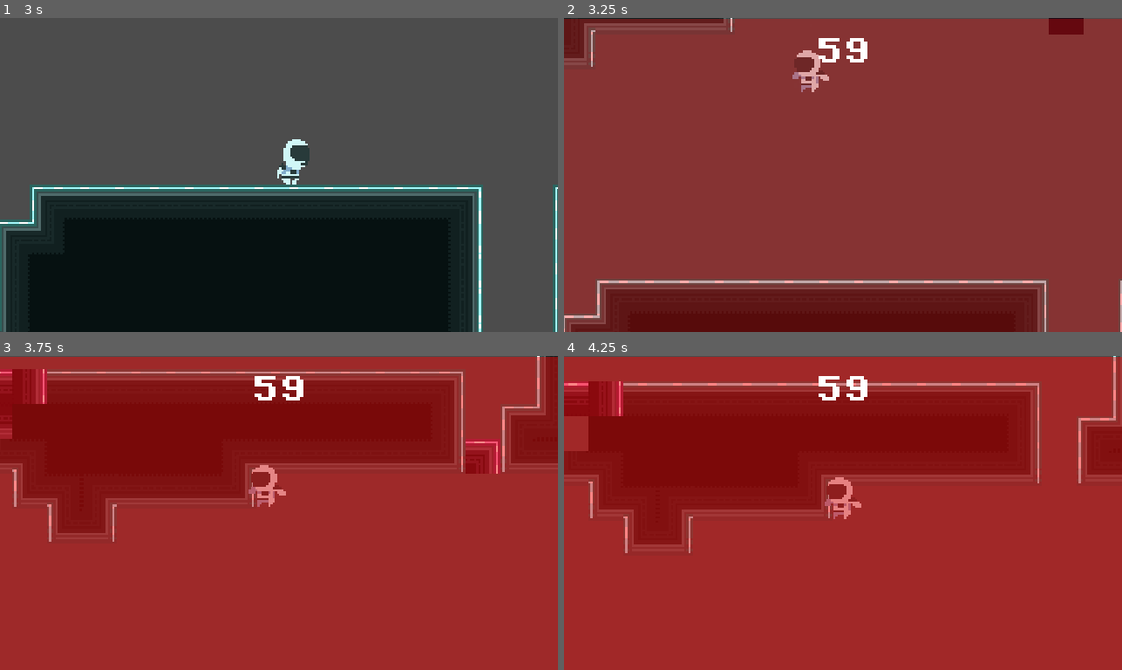
Above: before the commit, frames 1-4 (two rows, left to right).
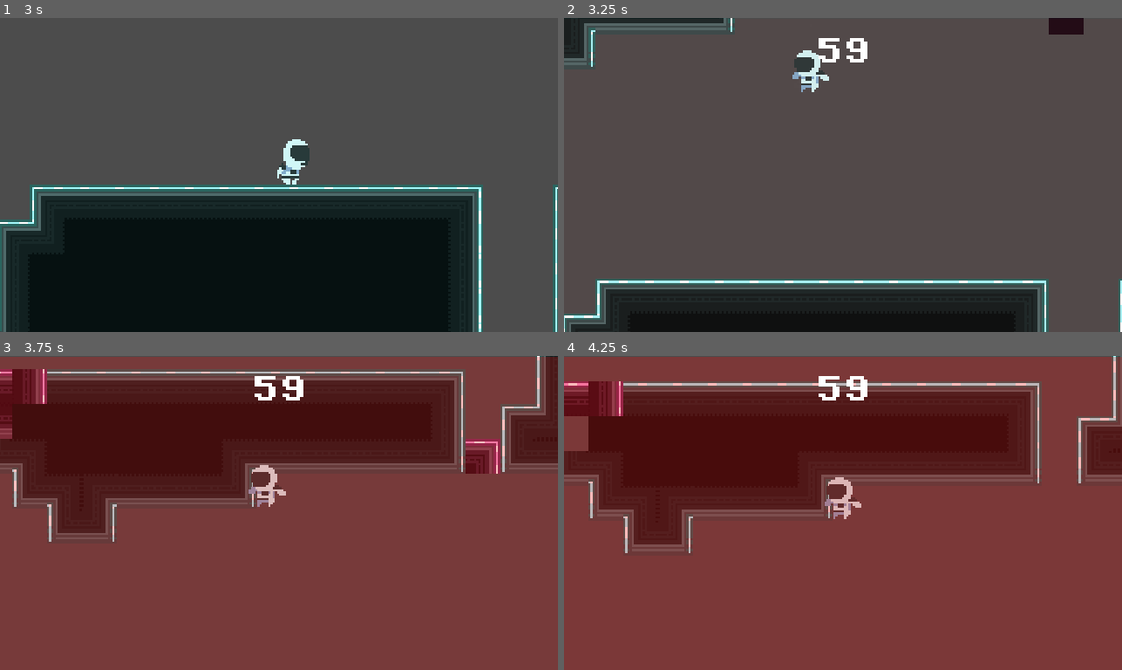
Above: after the commit, the same moments.

Repository: Serial-Cyn/patch-it-up
Game: Godot game, scene res://levels/level_1.tscn
Two runs of this game, one before a commit and one after it. Both use one fixed random seed, a clock stepped at 60 frames per second and the inputs below.
Inputs:
- Up to frame 1 (3 s): hold D (move_right) 0.53-2.03 s; tap E (patch) every 0.75 s from 0.6 to 2.85 s; tap W (jump) at 0.77, 1.52 s; hold A (move_left) 2.03-2.78 s; hold D (move_right) from 2.78 s (still down)
- Up to frame 2 (3.25 s): keep holding D (move_right); tap W (jump) at 3.02 s
- Up to frame 3 (3.75 s): keep holding D (move_right); tap E (patch) at 3.6 s
- Up to frame 4 (4.25 s): keep holding D (move_right); tap W (jump) at 3.77 s

Frame 1 is identical in both runs. In frame 2, 99% of the frame differs, in the area x 0-100%, y 0-100%; in frame 3, 99%; in frame 4, 99%.

Commit message:
Fixed Jiterring Exploit and Added new SFX

Diff:
--- a/levels/level_1.tscn
+++ b/levels/level_1.tscn
@@ -326,6 +326,18 @@
 [node name="AlarmEffects" parent="Player" instance=ExtResource("6_5ot28")]
 unique_name_in_owner = true
 
+[node name="Patch" parent="." instance=ExtResource("7_gwceb")]
+position = Vector2(235, -438)
+
+[node name="DeathZone" type="Node" parent="."]
+
+[node name="Bottom" parent="DeathZone" instance=ExtResource("9_3sk1a")]
+position = Vector2(0, 212)
+
+[node name="Top" parent="DeathZone" instance=ExtResource("9_3sk1a")]
+position = Vector2(0, -640)
+rotation = -3.14159
+
 [node name="UI" type="CanvasLayer" parent="."]
 layer = 2
 
@@ -348,27 +360,15 @@
 horizontal_alignment = 1
 vertical_alignment = 1
 
+[node name="SoundEffects" parent="." instance=ExtResource("6_btoec")]
+unique_name_in_owner = true
+
 [node name="StartGame" type="Timer" parent="."]
 unique_name_in_owner = true
 wait_time = 3.0
 one_shot = true
 autostart = true
 
-[node name="Patch" parent="." instance=ExtResource("7_gwceb")]
-position = Vector2(235, -438)
-
-[node name="DeathZone" type="Node" parent="."]
-
-[node name="Bottom" parent="DeathZone" instance=ExtResource("9_3sk1a")]
-position = Vector2(0, 212)
-
-[node name="Top" parent="DeathZone" instance=ExtResource("9_3sk1a")]
-position = Vector2(0, -640)
-rotation = -3.14159
-
-[node name="SoundEffects" parent="." instance=ExtResource("6_btoec")]
-unique_name_in_owner = true
-
 [connection signal="timeout" from="GameManager/CorruptionTimer" to="GameManager" method="_on_corruption_timer_timeout"]
 [connection signal="timeout" from="GameManager/RestartTimer" to="GameManager" method="_on_restart_timer_timeout"]
 [connection signal="timeout" from="StartGame" to="." method="_on_start_game_timeout"]
--- a/scenes/alarm_effects.tscn
+++ b/scenes/alarm_effects.tscn
@@ -1,6 +1,22 @@
-[gd_scene load_steps=5 format=3 uid="uid://dqkbm4k1if4ml"]
+[gd_scene load_steps=6 format=3 uid="uid://dqkbm4k1if4ml"]
 
 [ext_resource type="Script" uid="uid://dnqj0emxokm3w" path="res://scripts/alarm_effects.gd" id="1_liscq"]
+[ext_resource type="AudioStream" uid="uid://ca8krs0kmx5to" path="res://assets/sounds/alarm.wav" id="2_nlqk0"]
+
+[sub_resource type="Animation" id="Animation_adq52"]
+length = 0.001
+tracks/0/type = "value"
+tracks/0/imported = false
+tracks/0/enabled = true
+tracks/0/path = NodePath("CanvasLayer/ColorRect:modulate")
+tracks/0/interp = 1
+tracks/0/loop_wrap = true
+tracks/0/keys = {
+"times": PackedFloat32Array(0),
+"transitions": PackedFloat32Array(1),
+"update": 0,
+"values": [Color(1, 1, 1, 0.3)]
+}
 
 [sub_resource type="Animation" id="Animation_nlqk0"]
 resource_name = "blare"
@@ -16,22 +32,7 @@
 "times": PackedFloat32Array(0, 1, 2),
 "transitions": PackedFloat32Array(1, 1, 1),
 "update": 0,
-"values": [Color(1, 1, 1, 0.3), Color(1, 1, 1, 0.5), Color(1, 1, 1, 0.3)]
-}
-
-[sub_resource type="Animation" id="Animation_adq52"]
-length = 0.001
-tracks/0/type = "value"
-tracks/0/imported = false
-tracks/0/enabled = true
-tracks/0/path = NodePath("CanvasLayer/ColorRect:modulate")
-tracks/0/interp = 1
-tracks/0/loop_wrap = true
-tracks/0/keys = {
-"times": PackedFloat32Array(0),
-"transitions": PackedFloat32Array(1),
-"update": 0,
-"values": [Color(1, 1, 1, 0.3)]
+"values": [Color(1, 1, 1, 0), Color(1, 1, 1, 0.3), Color(1, 1, 1, 0)]
 }
 
 [sub_resource type="AnimationLibrary" id="AnimationLibrary_0kc5j"]
@@ -64,3 +65,12 @@
 grow_horizontal = 2
 grow_vertical = 2
 color = Color(1, 0, 0, 1)
+
+[node name="DurationTimer" type="Timer" parent="."]
+wait_time = 10.0
+one_shot = true
+
+[node name="AlarmSound" type="AudioStreamPlayer2D" parent="."]
+stream = ExtResource("2_nlqk0")
+
+[connection signal="timeout" from="DurationTimer" to="." method="_on_duration_timer_timeout"]
--- a/scenes/player.tscn
+++ b/scenes/player.tscn
@@ -347,4 +347,10 @@
 wait_time = 0.5
 one_shot = true
 
+[node name="WarningTimer" type="Timer" parent="."]
+wait_time = 15.0
+one_shot = true
+autostart = true
+
 [connection signal="timeout" from="MoveTimer" to="." method="_on_move_timer_timeout"]
+[connection signal="timeout" from="WarningTimer" to="." method="_on_warning_timer_timeout"]
--- a/scripts/alarm_effects.gd
+++ b/scripts/alarm_effects.gd
@@ -2,14 +2,25 @@
 
 @onready var animation_player: AnimationPlayer = $AnimationPlayer
 @onready var color_rect: ColorRect = $CanvasLayer/ColorRect
+@onready var duration_timer: Timer = $DurationTimer
+@onready var alarm_sound: AudioStreamPlayer2D = $AlarmSound
 
 func _ready() -> void:
 	color_rect.visible = false
 
 func blare_alarm():
+	duration_timer.start()
+
+	alarm_sound.play()
+
 	color_rect.visible = true
 	animation_player.play("blare")
 
 func stop_alarm():
+	alarm_sound.stop()
+
 	color_rect.visible = false
 	animation_player.stop()
+
+func _on_duration_timer_timeout() -> void:
+	stop_alarm()
--- a/scripts/game_manager.gd
+++ b/scripts/game_manager.gd
@@ -4,11 +4,14 @@
 @onready var corruption_label: Label = %CorruptionLabel
 @onready var restart_timer: Timer = $RestartTimer
 @onready var player: CharacterBody2D = %Player
+@onready var alarm_effects: Node2D = %AlarmEffects
+@onready var sound_effects: AudioStreamPlayer2D = %SoundEffects
 
 var patch_sfx = preload("res://assets/sounds/power_up.wav")
 
 var timer_has_started : bool = false
 var start_game : bool = false
+var blaring : bool = false
 
 
 func _process(_delta):
@@ -25,9 +28,19 @@
 	if time_left > 5.0:
 		corruption_label.text = str(int(time_left))		# Show whole numbers
 
+		blaring = false
+
 	else:
 		corruption_label.text = "%.2f" % (time_left)	# Show 2 decimal places
 		corruption_label.modulate = Color(1, 0, 0)
+
+		if not blaring:
+			alarm_effects.blare_alarm()
+			sound_effects.play_sfx(sound_effects.SFX.LOW)
+
+			blaring = true
+
+
 
 
 func _on_corruption_timer_timeout() -> void:
--- a/scripts/intro.gd
+++ b/scripts/intro.gd
@@ -23,3 +23,8 @@
 	alarm_effects.blare_alarm()
 	player.shake_screen(10.0)
 	sound_effects.play_sfx(sound_effects.SFX.EXPLOSION)
+	sound_effects.play_sfx(sound_effects.SFX.ERROR)
+
+	await get_tree().create_timer(2.5).timeout # Adjust for actual duration
+
+	sound_effects.play_sfx(sound_effects.SFX.ERROR)
--- a/scripts/patch.gd
+++ b/scripts/patch.gd
@@ -3,7 +3,8 @@
 @onready var next_level_timer: Timer = $NextLevelTimer
 @onready var player: CharacterBody2D = %Player
 @onready var sound_effects: AudioStreamPlayer2D = %SoundEffects
-@onready var alarm_overlay: Node2D = get_node_or_null("%AlarmEffects")
+
+
 const FILE_BEGIN = "res://levels/level"
 const FILE_END = ".tscn"
 
@@ -33,8 +34,7 @@
 			1:
 				player.gravity_direction = 1
 
-				if alarm_overlay:
-					alarm_overlay.stop_alarm()
+				sound_effects.play_sfx(sound_effects.SFX.G_FIX)
 
 			2:
 				pass
--- a/scripts/player.gd
+++ b/scripts/player.gd
@@ -19,6 +19,7 @@
 var move_right : int
 var not_strafe : bool = true
 var last_position_x : float
+var move_counter : int = 0
 
 # States
 var is_airborne : bool
@@ -28,6 +29,9 @@
 var stay_dead : bool = false
 var was_moving_left : bool = false
 var was_moving_right : bool = false
+var has_warning_said : bool = false
+var warn_player : bool = false
+var strafe_detected : bool = false
 
 # VFX
 var shake_timer : float = 0.0
@@ -109,6 +113,12 @@
 
 func start_anti_strafe() -> void:
 	not_strafe = false
+	move_counter = move_counter + 1
+
+	if not strafe_detected and move_counter > 5:
+		sound_effects.play_sfx(sound_effects.SFX.ANTI)
+
+		strafe_detected = true
 
 	move_timer.start()
 
@@ -165,6 +175,12 @@
 	else:
 		# No input detected
 		is_moving = false
+
+		if not has_warning_said and warn_player:
+			sound_effects.play_sfx(sound_effects.SFX.STAND)
+
+			has_warning_said = true
+
 		reset_movement_flags()
 
 func handle_corruption_timer() -> void:
@@ -178,3 +194,9 @@
 
 func _on_move_timer_timeout() -> void:
 	not_strafe = true
+
+	move_counter = 0
+
+
+func _on_warning_timer_timeout() -> void:
+	warn_player = true
--- a/scripts/sound_effects.gd
+++ b/scripts/sound_effects.gd
@@ -1,6 +1,6 @@
 extends AudioStreamPlayer2D
 
-enum SFX { PICK_UP, EXPLOSION, HURT, JUMP, PATCH, TAP }
+enum SFX { PICK_UP, EXPLOSION, HURT, JUMP, PATCH, TAP, ERROR, ANTI, BREAK, C_FIX, G_FIX, LOW, STAND }
 
 const SOUND_MAP := {
 	SFX.PICK_UP: preload("res://assets/sounds/power_up.wav"),
@@ -9,6 +9,13 @@
 	SFX.JUMP: preload("res://assets/sounds/jump.wav"),
 	SFX.PATCH: preload("res://assets/sounds/power_up.wav"),
 	SFX.TAP: preload("res://assets/sounds/tap.wav"),
+	SFX.ERROR: preload("res://assets/sounds/error.wav"),
+	SFX.ANTI: preload("res://assets/sounds/anti_strafe.wav"),
+	SFX.BREAK: preload("res://assets/sounds/break.wav"),
+	SFX.C_FIX: preload("res://assets/sounds/control_fix.wav"),
+	SFX.G_FIX: preload("res://assets/sounds/gravity_fix.wav"),
+	SFX.LOW: preload("res://assets/sounds/low.wav"),
+	SFX.STAND: preload("res://assets/sounds/stand.wav"),
 }
 
 func play_sfx(sfx_id: SFX):
Not shown, added: assets/sounds/alarm.wav.import
Not shown, added: assets/sounds/anti_strafe.wav.import
Not shown, added: assets/sounds/break.wav.import
Not shown, added: assets/sounds/control_fix.wav.import
Not shown, added: assets/sounds/error.wav.import
Not shown, added: assets/sounds/gravity_fix.wav.import
Not shown, added: assets/sounds/low.wav.import
Not shown, added: assets/sounds/stand.wav.import
Not shown, added: assets/sprites/patch-slug_spritesheet.png.import
Not shown, changed: CHANGELOG.md
Not shown, added: assets/sounds/alarm.wav
Not shown, added: assets/sounds/anti_strafe.wav
(and 6 more such lines)
